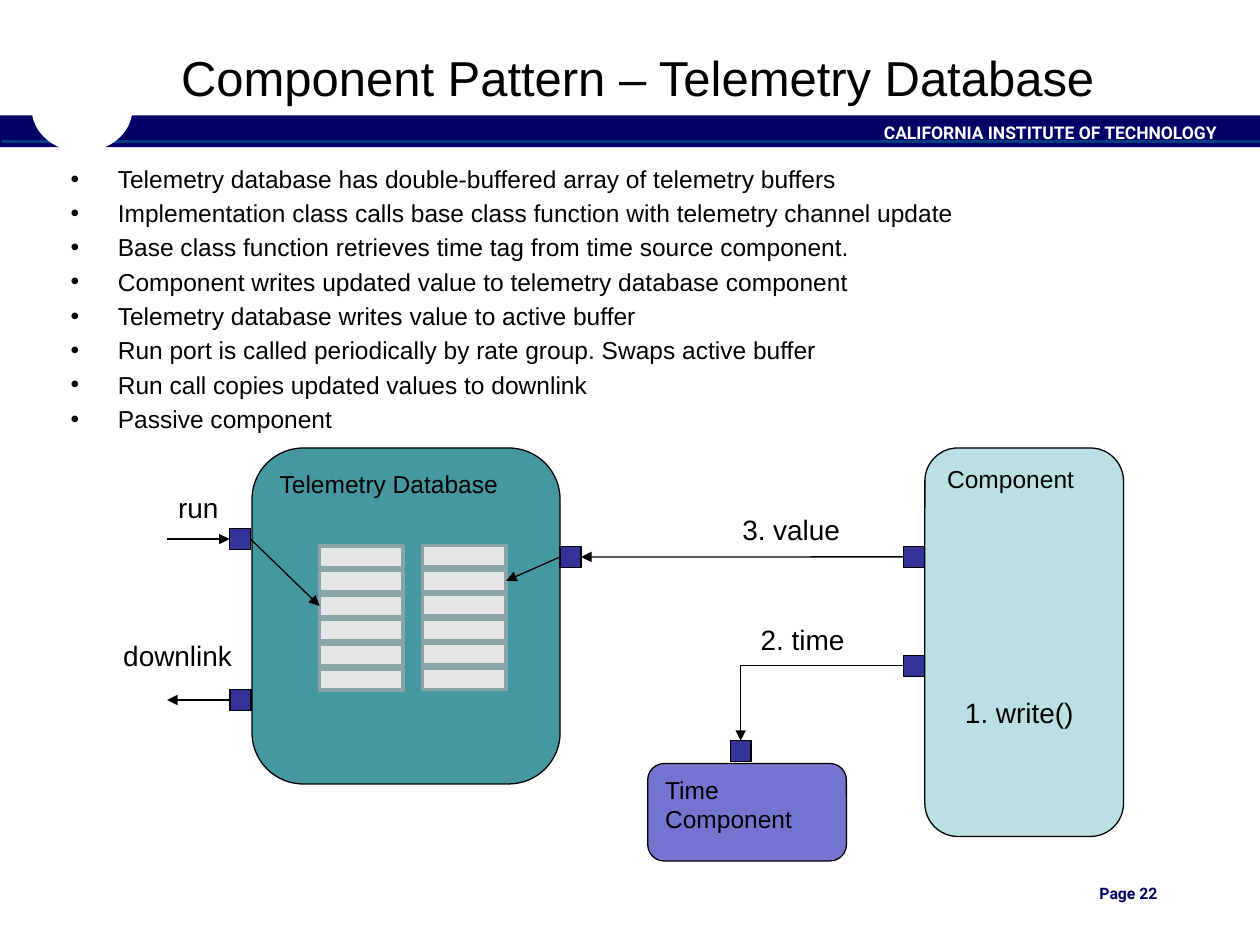
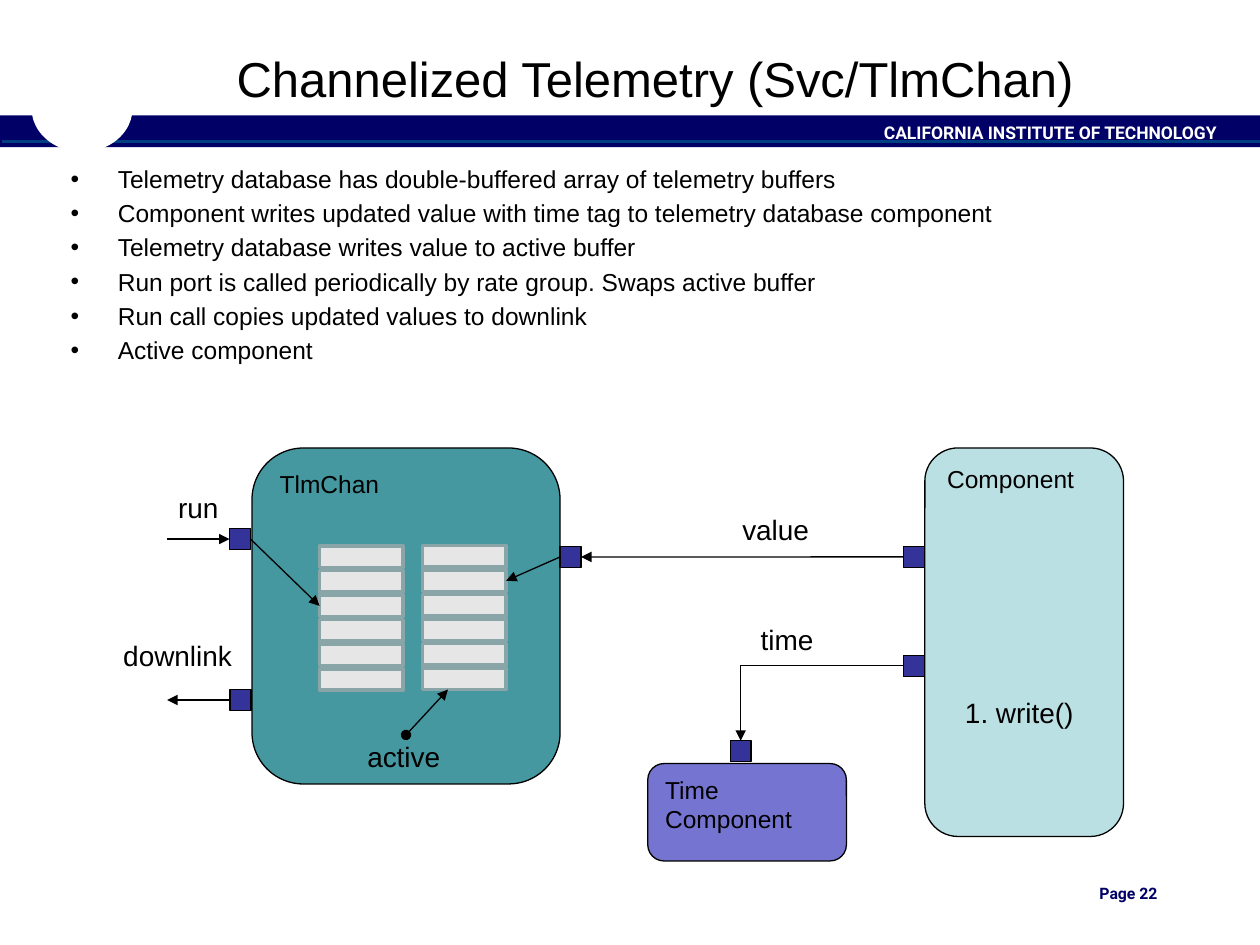
Before and after one commit to christianjeromeilustre/fprime-control, a slide deck: slide 22 of docs/Architecture/FPrimeSoftwareArchitecture.pptx. Drawn at 1260x945 pixels with LibreOffice and Linux fonts; fonts in the diff are those of the drawing; background and template pictures are left out. Boxes give left, top, right and bottom in pixels: in the first picture for what was removed or moved away, otherwise in the second. Text is boxed around its words. In the diff, an @@ line names an element or a change of style, - is before the commit and + after.

```diff
--- a/docs/Architecture/FPrimeSoftwareArchitecture.pptx
+++ b/docs/Architecture/FPrimeSoftwareArchitecture.pptx
@@ title at [237, 61, 1073, 107]: text changed @@
-Component Pattern – Telemetry Database
+Channelized Telemetry (Svc/TlmChan)
@@ text at [118, 204, 991, 227]: text changed @@
-• Implementation class calls base class function with telemetry channel update
-• Base class function retrieves time tag from time source component.
-• Component writes updated value to telemetry database component
+• Component writes updated value with time tag to telemetry database component
@@ text at [118, 341, 312, 364]: text changed @@
-• Passive component
+• Active component
@@ text in rounded rectangle at [280, 475, 379, 493]: text changed @@
-Telemetry Database
+TlmChan
@@ text at [742, 519, 809, 541]: text changed @@
-3. value
+value
@@ text at [761, 629, 814, 651]: text changed @@
-2. time
+time
@@ double arrow added from (406, 735) to (449, 689), #000000 0.75 pt @@
@@ text added at [367, 746, 440, 768], 16 pt, text #000000 @@
+active
```
Also in this commit, not shown: 20 other slides changed, 7 slides added.
